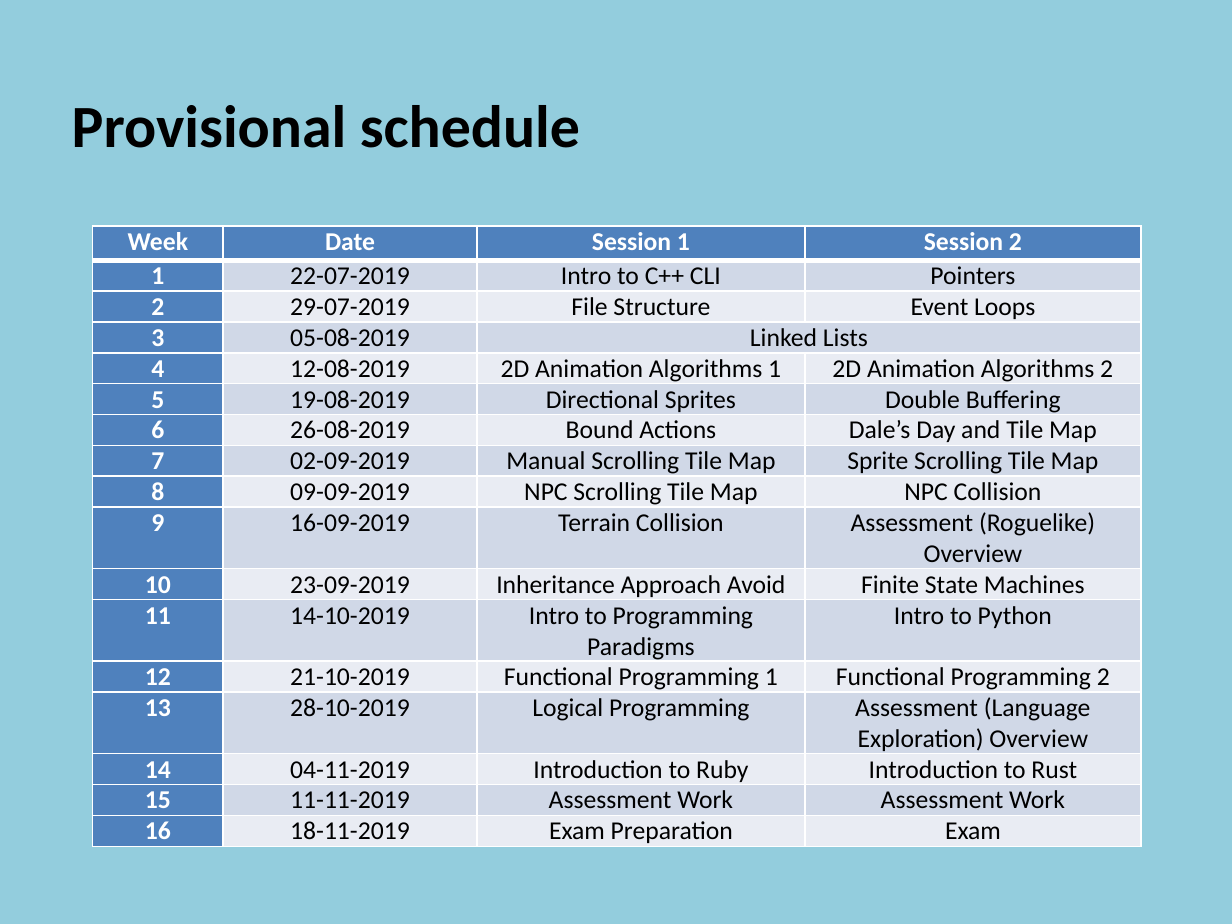
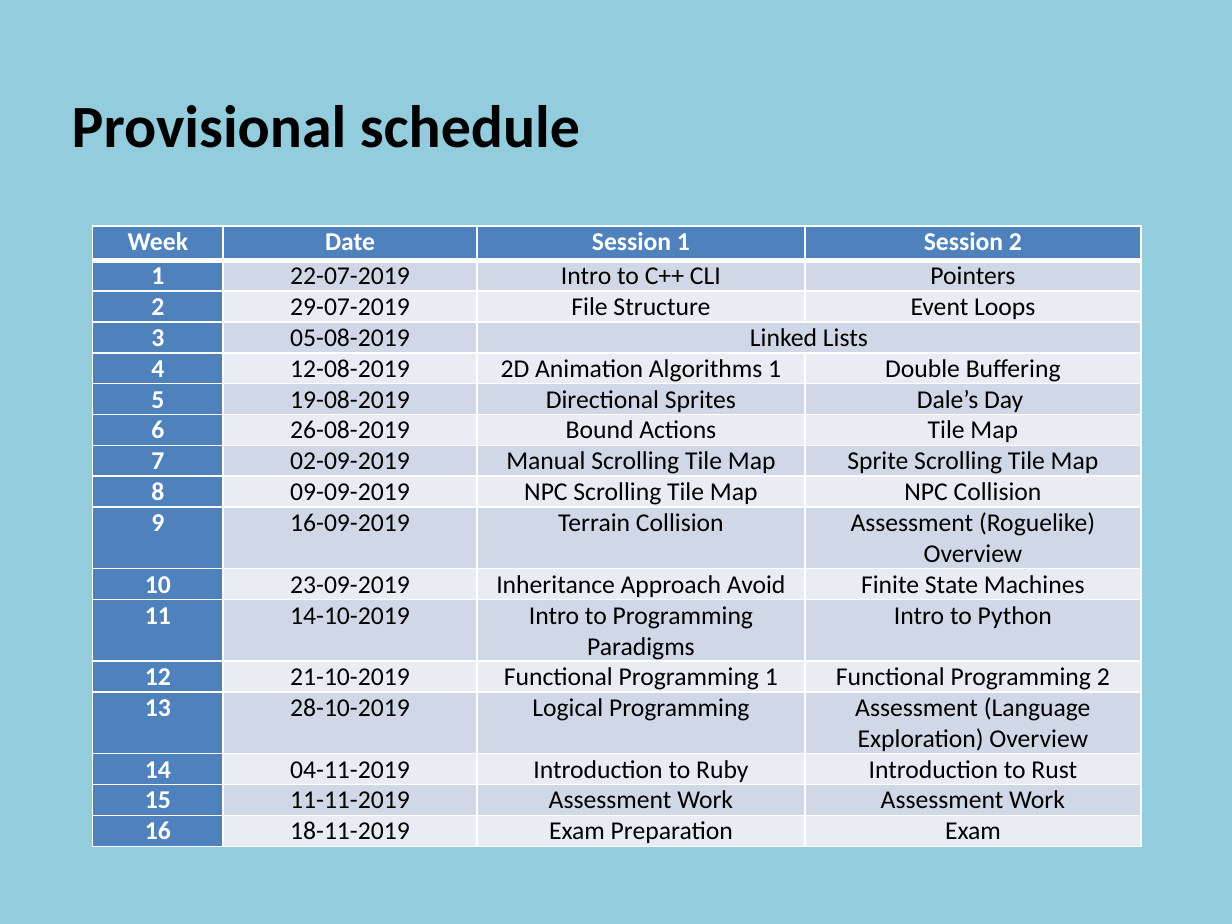
Before and after one commit to szetko/course-materials, a slide deck: slide 4 of Programming 4/01.1 Intro to C++ CLI/01.1 Intro to C++ CLI.pptx. Drawn at 1232x924 pixels with LibreOffice and Linux fonts; fonts in the diff are those of the drawing. Boxes give left, top, right and bottom in pixels: in the first picture for what was removed or moved away, otherwise in the second. Text is boxed around its words. In the diff, an @@ line names an element or a change of style, - is before the commit and + after.

```diff
--- a/Programming 4/01.1 Intro to C++ CLI/01.1 Intro to C++ CLI.pptx
+++ b/Programming 4/01.1 Intro to C++ CLI/01.1 Intro to C++ CLI.pptx
@@ table at [92, 225, 1141, 847] @@
-row 5, column 4: 2D Animation Algorithms 2
+row 5, column 4: Double Buffering
-row 6, column 4: Double Buffering
+row 6, column 4: Dale’s Day
-row 7, column 4: Dale’s Day and Tile Map
+row 7, column 4: Tile Map
```
Also in this commit, not shown: 57 other files.
